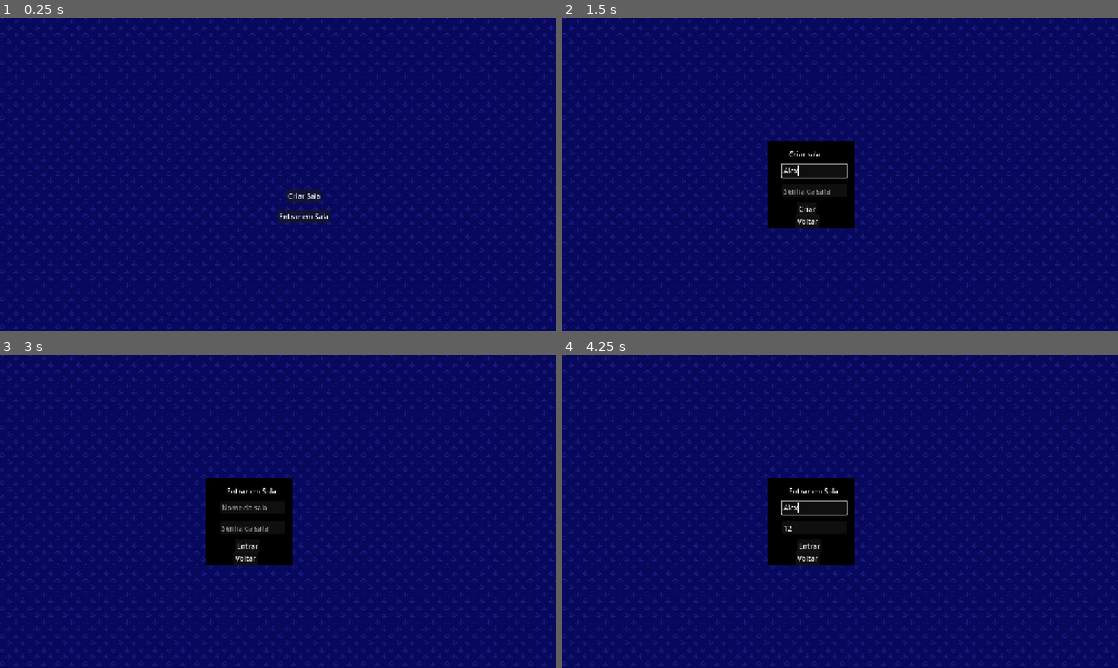
Above: before the commit, frames 1-4 (two rows, left to right).
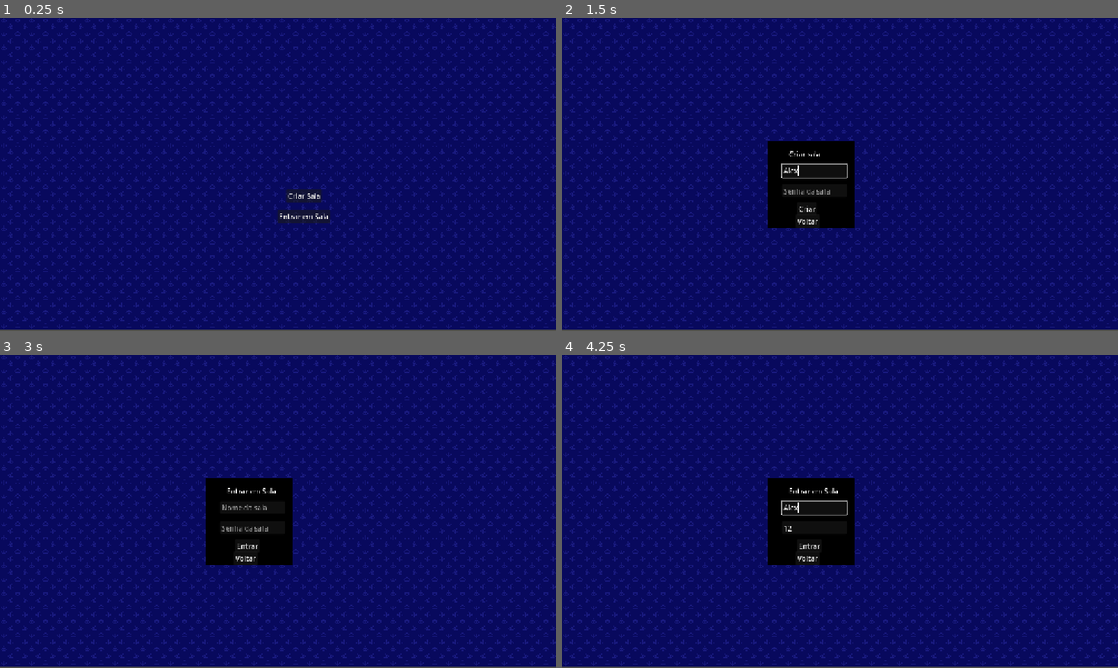
Above: after the commit, the same moments.

Repository: batalha-naval-eng-soft-III/batalha-naval-godot
Game: Godot game, scene res://Scenes/menu_principal.tscn
Two runs of this game, one before a commit and one after it. Both use one fixed random seed, a clock stepped at 60 frames per second and the inputs below. This scene is started directly instead of the project's main scene.
Inputs (mouse positions are in pixels of both pictures, inside the frame that each line leads up to):
- Up to frame 1 (0.25 s): no input
- Up to frame 2 (1.5 s): click "Criar Sala" at 0.5 s; click (812, 171) at 1.27 s; type "Alex" at 1.35 s
- Up to frame 3 (3 s): click (250, 527) at 1.5 s; type "12" at 1.58 s; click "Voltar" at 2 s; click "Entrar em Sala" at 2.75 s
- Up to frame 4 (4.25 s): click (812, 527) at 3.52 s; type "12" at 3.6 s; click (812, 508) at 3.75 s; type "Alex" at 3.83 s

The runs differ from the first frame. In frame 1, 16% of the frame differs, in the area x 0-100%, y 0-100%; in frame 2, 16%; in frame 3, 16%; in frame 4, 16%.

Commit message:
Estrutura da telaLoja

Diff:
--- /dev/null
+++ b/Scenes/TelaLoja.tscn
@@ -0,0 +1,145 @@
+[gd_scene format=3 uid="uid://csgoly7dydsk7"]
+
+[ext_resource type="Texture2D" uid="uid://dlnpf0y08l250" path="res://Sprites/Placeholder/Placeholder.png" id="1_q4cfh"]
+[ext_resource type="Texture2D" uid="uid://dgfgwdqr5ik0d" path="res://Sprites/1explosion.png" id="2_g62hh"]
+
+[node name="TelaLoja" type="Node2D" unique_id=204960472]
+
+[node name="Sprite2D" type="Sprite2D" parent="." unique_id=1687849451]
+position = Vector2(650, 88)
+scale = Vector2(6.47, 0.86499995)
+texture = ExtResource("1_q4cfh")
+
+[node name="CanvasLayer" type="CanvasLayer" parent="." unique_id=1909817496]
+
+[node name="MoedaOuro" type="Label" parent="CanvasLayer" unique_id=747884486]
+offset_left = 684.0
+offset_top = 57.0
+offset_right = 862.0
+offset_bottom = 104.0
+size_flags_horizontal = 4
+text = "Ouro"
+horizontal_alignment = 1
+vertical_alignment = 1
+metadata/_edit_use_anchors_ = true
+
+[node name="BotaoVoltarTela" type="Button" parent="CanvasLayer" unique_id=759711119]
+offset_left = 1096.0
+offset_top = 51.0
+offset_right = 1260.0
+offset_bottom = 118.0
+text = "Voltar"
+metadata/_edit_use_anchors_ = true
+
+[node name="MoedaGema" type="Label" parent="CanvasLayer" unique_id=1107289483]
+offset_left = 900.0
+offset_top = 57.0
+offset_right = 1078.0
+offset_bottom = 104.0
+size_flags_horizontal = 4
+text = "Gema"
+horizontal_alignment = 1
+vertical_alignment = 1
+metadata/_edit_use_anchors_ = true
+
+[node name="Setor" type="Label" parent="CanvasLayer" unique_id=1226650201]
+offset_top = 16.0
+offset_right = 217.0
+offset_bottom = 51.0
+text = "Armamento & Cosméticos"
+horizontal_alignment = 1
+vertical_alignment = 1
+metadata/_edit_use_anchors_ = true
+
+[node name="Setor2" type="Label" parent="CanvasLayer" unique_id=248533152]
+offset_left = 2.0
+offset_top = 62.0
+offset_right = 216.0
+offset_bottom = 107.0
+theme_override_font_sizes/font_size = 32
+text = "Arsenal Naval"
+horizontal_alignment = 1
+vertical_alignment = 1
+metadata/_edit_use_anchors_ = true
+
+[node name="VBoxContainer" type="VBoxContainer" parent="CanvasLayer" unique_id=673448055]
+anchors_preset = -1
+anchor_top = 0.49305555
+anchor_bottom = 0.5
+offset_top = -176.0
+offset_right = 233.0
+offset_bottom = 360.0
+grow_vertical = 2
+theme_override_constants/separation = 10
+metadata/_edit_use_anchors_ = true
+
+[node name="Label" type="Label" parent="CanvasLayer/VBoxContainer" unique_id=761452179]
+layout_mode = 2
+theme_override_font_sizes/font_size = 28
+text = "Categorias"
+horizontal_alignment = 1
+vertical_alignment = 1
+
+[node name="Button" type="Button" parent="CanvasLayer/VBoxContainer" unique_id=416754999]
+layout_mode = 2
+theme_override_font_sizes/font_size = 32
+text = "Navios
+"
+
+[node name="Button2" type="Button" parent="CanvasLayer/VBoxContainer" unique_id=279905584]
+layout_mode = 2
+theme_override_font_sizes/font_size = 32
+text = "Skins
+"
+
+[node name="Button3" type="Button" parent="CanvasLayer/VBoxContainer" unique_id=962868977]
+layout_mode = 2
+theme_override_font_sizes/font_size = 32
+text = "Efeitos
+"
+
+[node name="VBoxContainer2" type="VBoxContainer" parent="CanvasLayer" unique_id=583336100]
+anchors_preset = 3
+anchor_left = 1.0
+anchor_top = 1.0
+anchor_right = 1.0
+anchor_bottom = 1.0
+offset_left = -1033.0
+offset_top = -555.0
+grow_horizontal = 0
+grow_vertical = 0
+
+[node name="HBoxContainer" type="HBoxContainer" parent="CanvasLayer/VBoxContainer2" unique_id=404553320]
+layout_mode = 2
+
+[node name="GridContainer" type="GridContainer" parent="CanvasLayer" unique_id=1076697713]
+anchors_preset = 3
+anchor_left = 1.0
+anchor_top = 1.0
+anchor_right = 1.0
+anchor_bottom = 1.0
+offset_left = -1020.0
+offset_top = -543.0
+grow_horizontal = 0
+grow_vertical = 0
+columns = 5
+
+[node name="TextureRect" type="TextureRect" parent="CanvasLayer/GridContainer" unique_id=1326236358]
+layout_mode = 2
+texture = ExtResource("2_g62hh")
+stretch_mode = 1
+
+[node name="TextureRect2" type="TextureRect" parent="CanvasLayer/GridContainer" unique_id=1915357049]
+layout_mode = 2
+texture = ExtResource("2_g62hh")
+stretch_mode = 1
+
+[node name="TextureRect3" type="TextureRect" parent="CanvasLayer/GridContainer" unique_id=79100315]
+layout_mode = 2
+texture = ExtResource("2_g62hh")
+stretch_mode = 1
+
+[node name="TextureRect4" type="TextureRect" parent="CanvasLayer/GridContainer" unique_id=905638310]
+layout_mode = 2
+texture = ExtResource("2_g62hh")
+stretch_mode = 1
--- a/Scenes/menu_lateral_menu_principal.tscn
+++ b/Scenes/menu_lateral_menu_principal.tscn
@@ -3,8 +3,20 @@
 [node name="MenuLateralMenuPrincipal" type="Node2D" unique_id=799472631]
 
 [node name="VBoxContainer" type="VBoxContainer" parent="." unique_id=1950878639]
-offset_right = 382.0
-offset_bottom = 402.0
+offset_right = 297.0
+offset_bottom = 184.0
+size_flags_horizontal = 4
+size_flags_vertical = 4
+alignment = 1
 
 [node name="Button" type="Button" parent="VBoxContainer" unique_id=1491238474]
 layout_mode = 2
+
+[node name="Button2" type="Button" parent="VBoxContainer" unique_id=922130042]
+layout_mode = 2
+
+[node name="Button3" type="Button" parent="VBoxContainer" unique_id=1163300158]
+layout_mode = 2
+
+[node name="Button4" type="Button" parent="VBoxContainer" unique_id=342439282]
+layout_mode = 2
--- a/Scenes/menu_principal.tscn
+++ b/Scenes/menu_principal.tscn
@@ -11,10 +11,10 @@
 script = ExtResource("2_y4xp8")
 
 [node name="TextureRect" type="TextureRect" parent="." unique_id=1784519000]
-offset_left = -3.0
-offset_top = -2.0
-offset_right = 1283.0
-offset_bottom = 720.0
+offset_left = 1.0
+offset_top = -4.0
+offset_right = 1287.0
+offset_bottom = 718.0
 texture = ExtResource("1_gjtjt")
 stretch_mode = 1
 
Binary file added: Sprites/Placeholder/Placeholder.png
Not shown, added: Sprites/Placeholder/Placeholder.png.import
